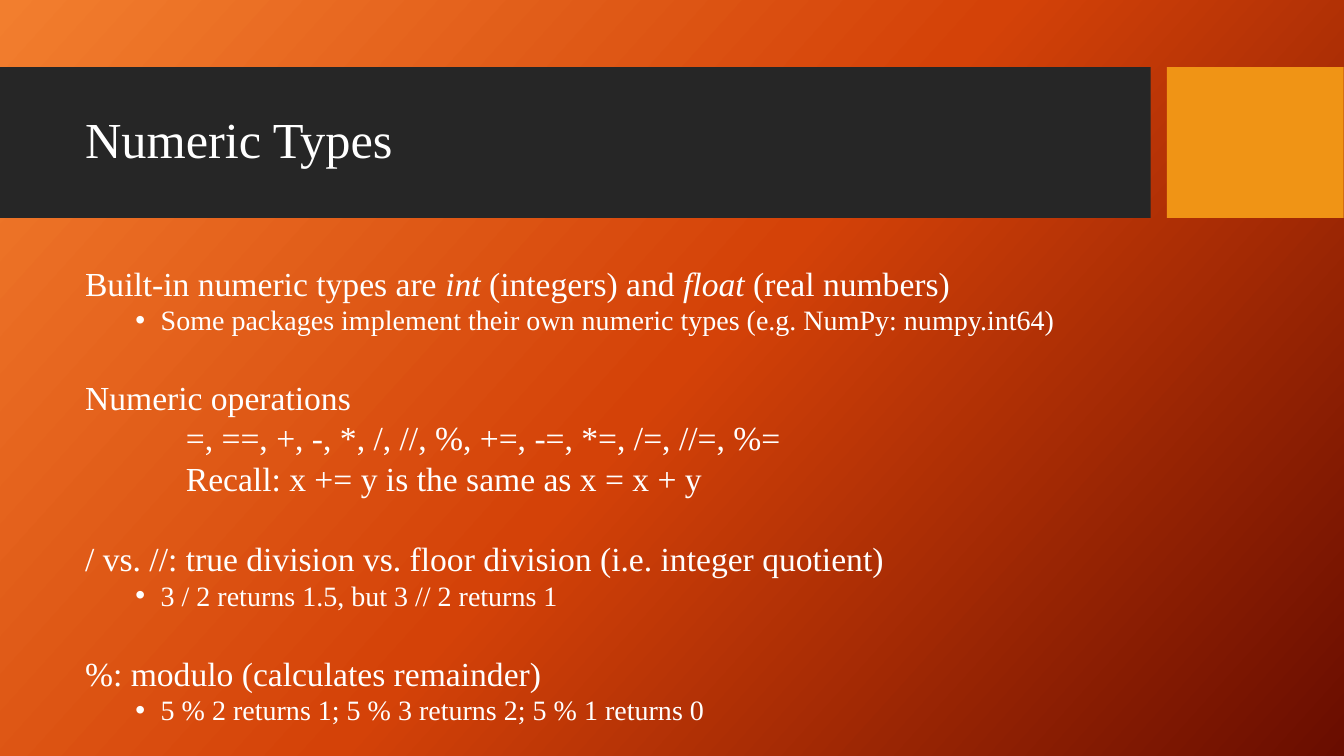
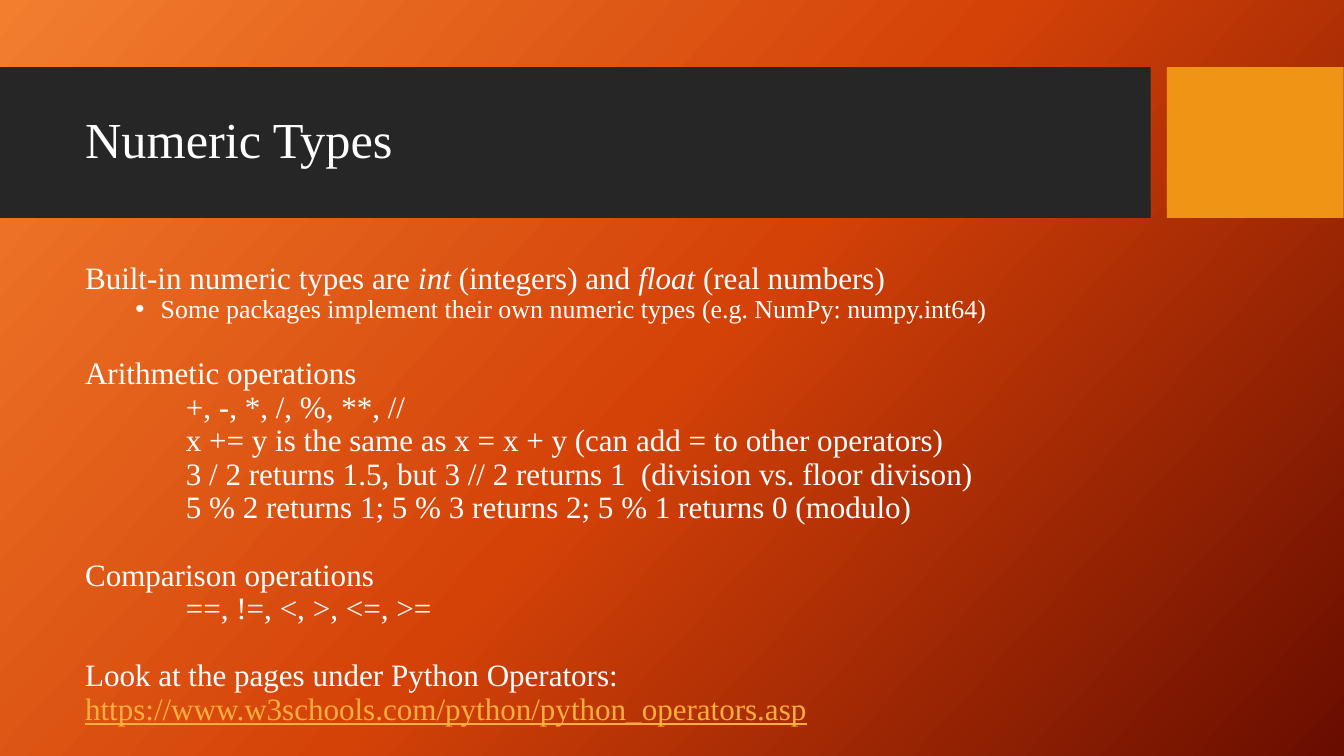
Before and after one commit to jacksondatkuliak/PythonBootcamp2026, a slide deck: slide 3 of day2/slides/review.pptx. Drawn at 1344x756 pixels with LibreOffice and Linux fonts; fonts in the diff are those of the drawing; background and template pictures are left out. Boxes give left, top, right and bottom in pixels: in the first picture for what was removed or moved away, otherwise in the second. Text is boxed around its words. In the diff, an @@ line names an element or a change of style, - is before the commit and + after.

```diff
--- a/day2/slides/review.pptx
+++ b/day2/slides/review.pptx
@@ text at [85,267,986,324]: size 24 to 22.2 pt in "Built-in numeric types are int (integers) and ..."; size 20 to 18.5 pt in "Some packages implement their own numeric types ..."; line spacing 1 to 0.9 @@
@@ text at [85,362,972,726]: text changed; size 24 to 22.2 pt @@
-Numeric operations
-=, ==, +, -, *, /, //, %, +=, -=, *=, /=, //=, %=
-Recall: x += y is the same as x = x + y
-/ vs. //: true division vs. floor division (i.e. integer quotient)
-  • 3 / 2 returns 1.5, but 3 // 2 returns 1
-%: modulo (calculates remainder)
-  • 5 % 2 returns 1; 5 % 3 returns 2; 5 % 1 returns 0
+Arithmetic operations
++, -, *, /, %, **, //
+x += y is the same as x = x + y (can add = to other operators)
+3 / 2 returns 1.5, but 3 // 2 returns 1 (division vs. floor divison)
+5 % 2 returns 1; 5 % 3 returns 2; 5 % 1 returns 0 (modulo)
+Comparison operations
+==, !=, <, >, <=, >=
+Look at the pages under Python Operators: https://www.w3schools.com/python/python_operators.asp
```
Also in this commit, not shown: 2 other slides changed, 4 other files.
